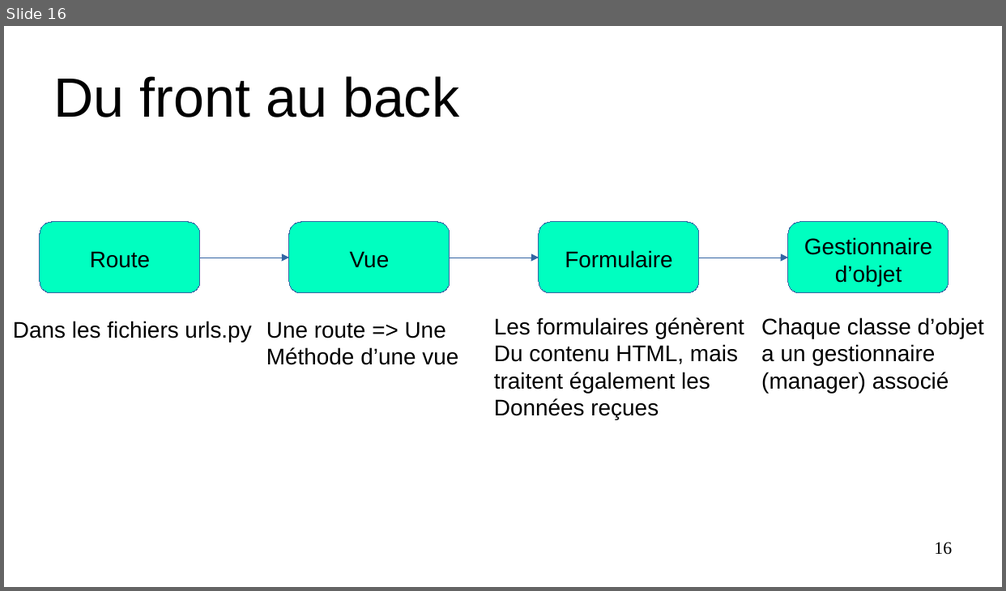
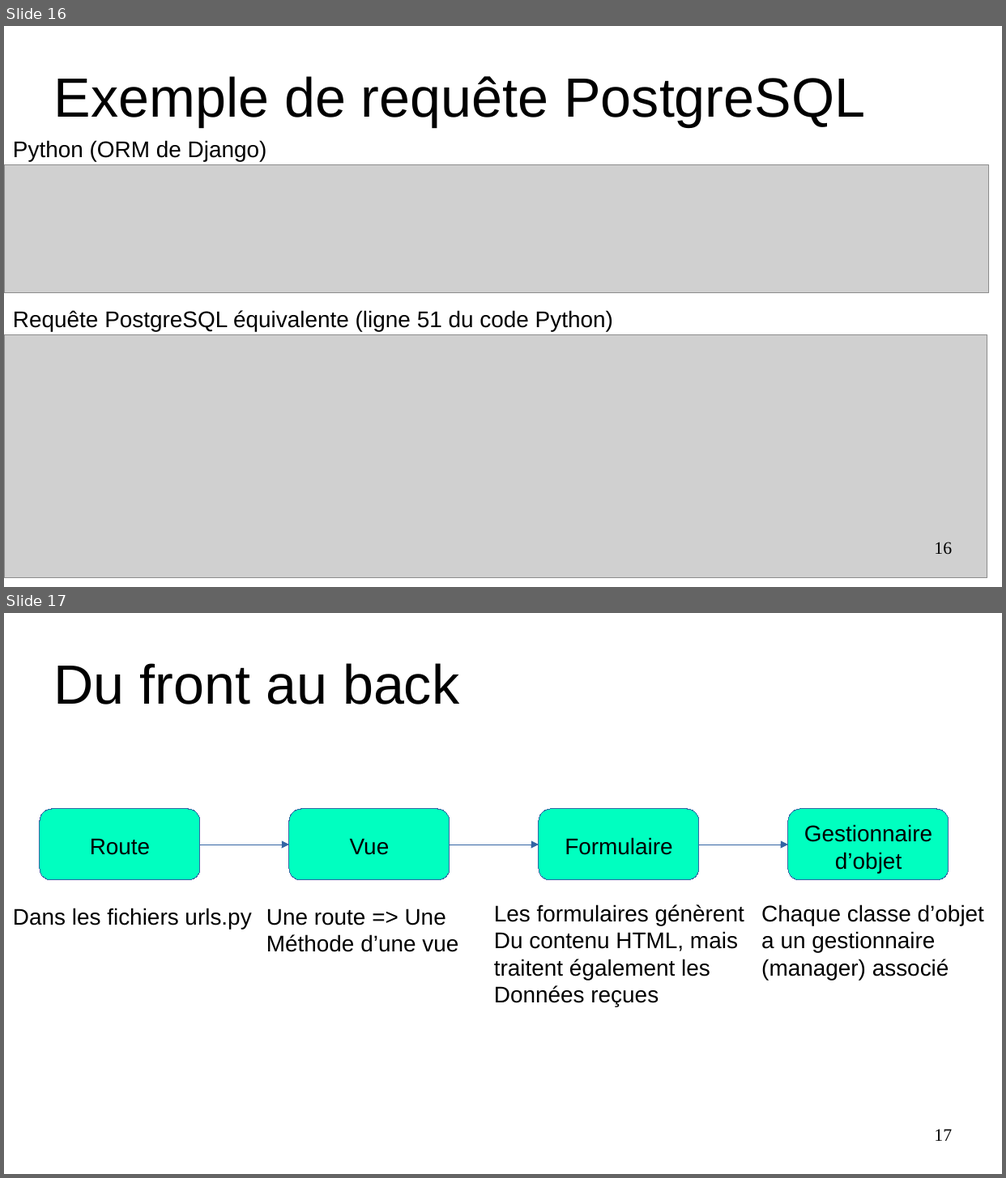
Before and after one commit to Myrrhe/aston-project-3, a slide deck: soutenance/res/rel/powerpoint_20230318.odp. Shown one above the other, each under a label of ours: slide 16 before the commit, slides 16 and 17 after it. The pictures are 1006x591 and 1006x1178 pixels, drawn with LibreOffice and Linux fonts; fonts in the diff are those of the drawing; grey boxes stand for pictures. Boxes give left, top, right and bottom in pixels: in the first picture for what was removed or moved away, otherwise in the second. Text is boxed around its words. In the diff, an @@ line names an element or a change of style, - is before the commit and + after.

Commit message:
Added PostgreSQL to the powerpoint.

```diff
--- a/soutenance/res/rel/powerpoint_20230318.odp
+++ b/soutenance/res/rel/powerpoint_20230318.odp
@@ slide 16 added at [4, 26, 1002, 587], background #FFFFFF @@
@@ title added at [54, 76, 865, 127], 44 pt, text #000000 @@
+Exemple de requête PostgreSQL
@@ text added at [13, 140, 267, 161], 18 pt, text #000000 @@
+Python (ORM de Django)
@@ picture added at [4, 165, 989, 293] @@
@@ text added at [13, 310, 613, 331], 18 pt, text #000000 @@
+Requête PostgreSQL équivalente (ligne 51 du code Python)
@@ picture added at [4, 335, 987, 578] @@
@@ page number added at [934, 542, 952, 554], 14 pt, text #000000 @@
+16
@@ what was slide 16 is now slide 17 @@
@@ page number at [934, 1129, 952, 1141]: text changed @@
-16
+17
```
Also in this commit, not shown: 2 slides changed, 7 other files.
